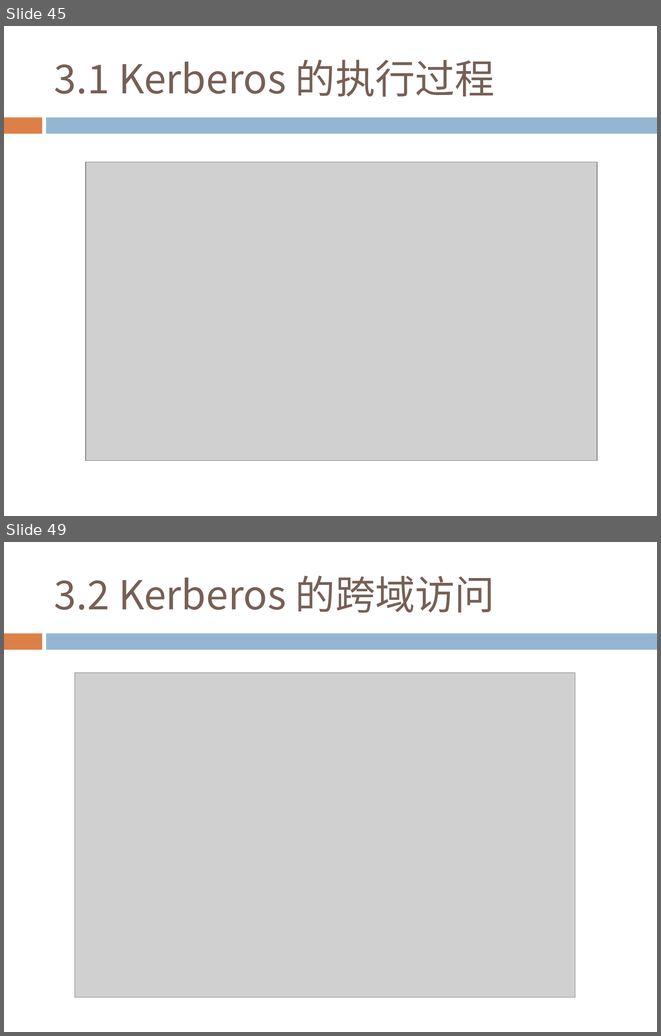
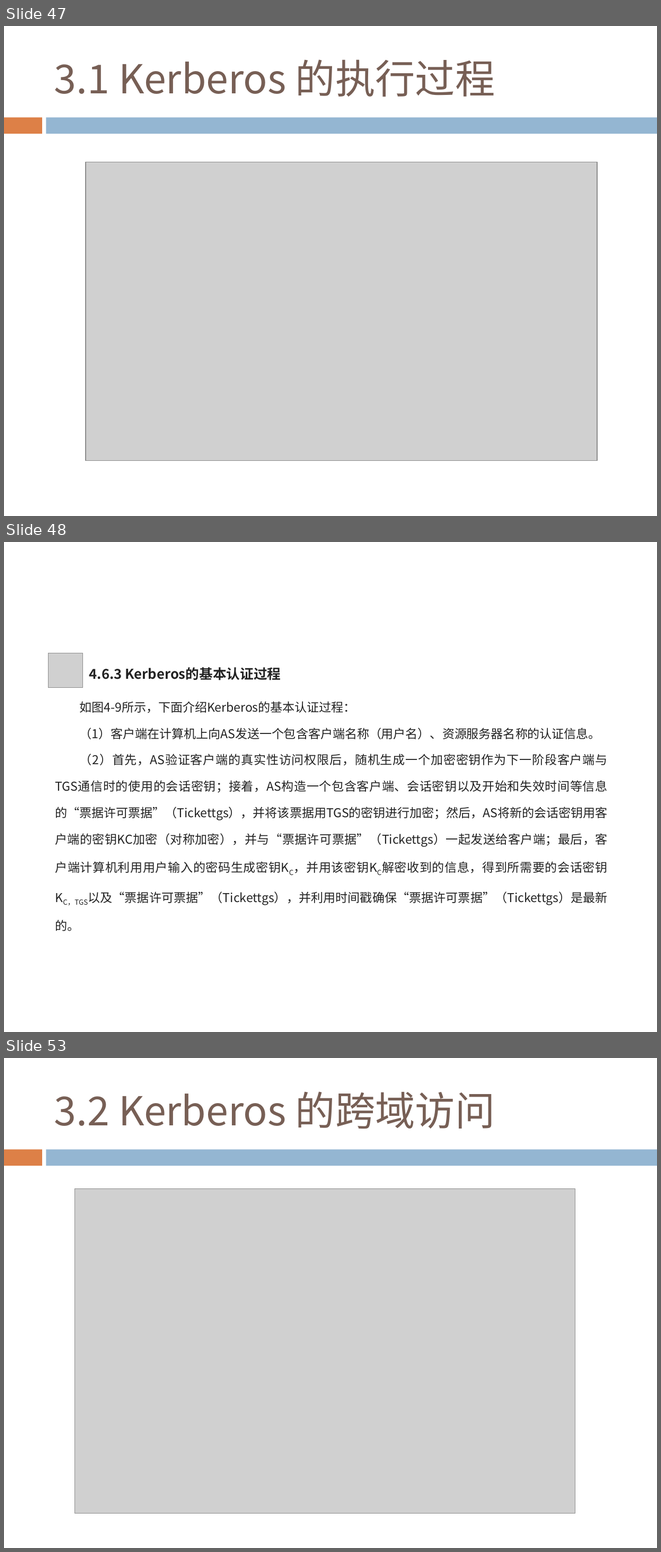
Before and after one commit to ZhenWusi/ke-jian, a slide deck: 02_网络安全密码学基础 (3).pptx. Shown one above the other, each under a label of ours: slides 45 and 49 before the commit, slides 47, 48 and 53 after it; the slides between them are not shown. The pictures are 661x1036 and 661x1552 pixels, drawn with LibreOffice and Linux fonts; fonts in the diff are those of the drawing; grey boxes stand for pictures; background and template pictures are left out. Boxes give left, top, right and bottom in pixels: in the first picture for what was removed or moved away, otherwise in the second. Text is boxed around its words. In the diff, an @@ line names an element or a change of style, - is before the commit and + after.

```diff
--- a/02_网络安全密码学基础 (3).pptx
+++ b/02_网络安全密码学基础 (3).pptx
@@ slide 48 added at (4, 542, 657, 1032), background #FFFFFF @@
@@ picture added at (49, 653, 83, 688) @@
@@ text added at (89, 667, 281, 680), 15 pt, text #222222, bold @@
+4.6.3 Kerberos的基本认证过程
@@ text added at (89, 669, 122, 679), 18 pt, text #FFFFFF, bold @@
+4.6 Kerberos协议
@@ text added at (55, 701, 608, 905), 13.5 pt, text #222222 @@
+如图4-9所示，下面介绍Kerberos的基本认证过程：
+（1）客户端在计算机上向AS发送一个包含客户端名称（用户名）、资源服务器名称的认证信息。
+（2）首先，AS验证客户端的真实性访问权限后，随机生成一个加密密钥作为下一阶段客户端与TGS通信时的使用的会话密钥；接着，AS构造一个包含客户端、会话密钥以及开始和失效时间等信息的“票据许可票据”（Tickettgs），并将该票据用TGS的密钥进行加密；然后，AS将新的会话密钥用客户端的密钥KC加密（对称加密），并与“票据许可票据”（Tickettgs）一起发送给客户端；最后，客户端计算机利用用户输入的密码生成密钥KC，并用该密钥KC解密收到的信息，得到所需要的会话密钥KC，TGS以及“票据许可票据”（Tickettgs），并利用时间戳确保“票据许可票据”（Tickettgs）是最新的。
@@ what was slide 45 is now slide 47 @@
@@ what was slide 49 is now slide 53 @@
```
Also in this commit, not shown: 3 other slides added, 6 other files.
